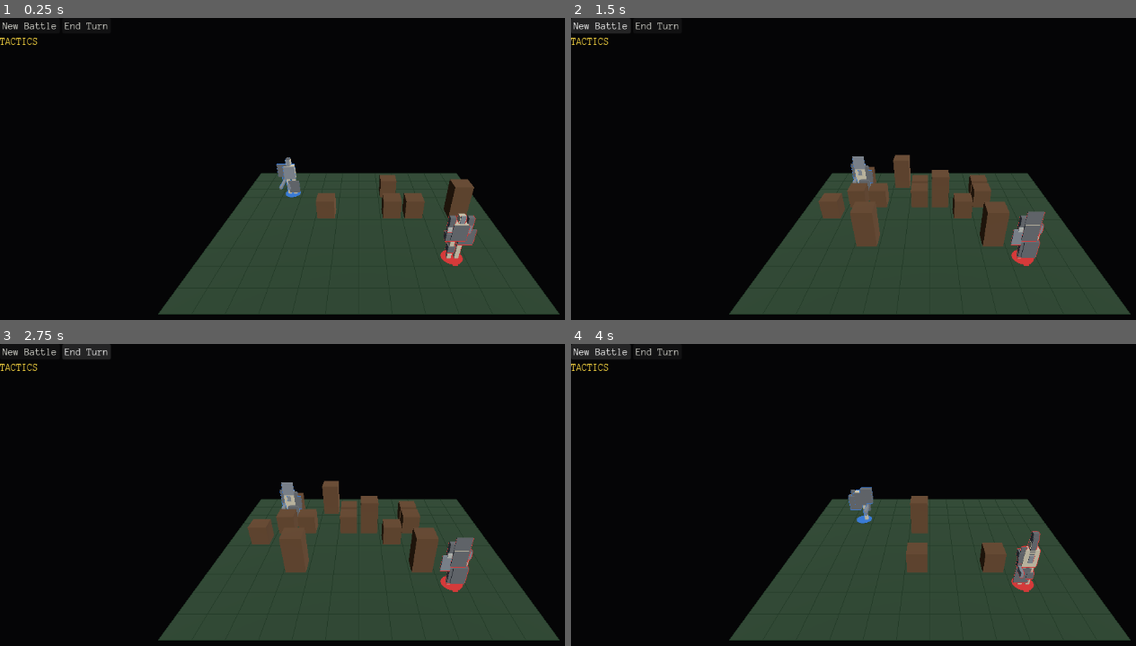
Above: before the commit, frames 1-4 (two rows, left to right).
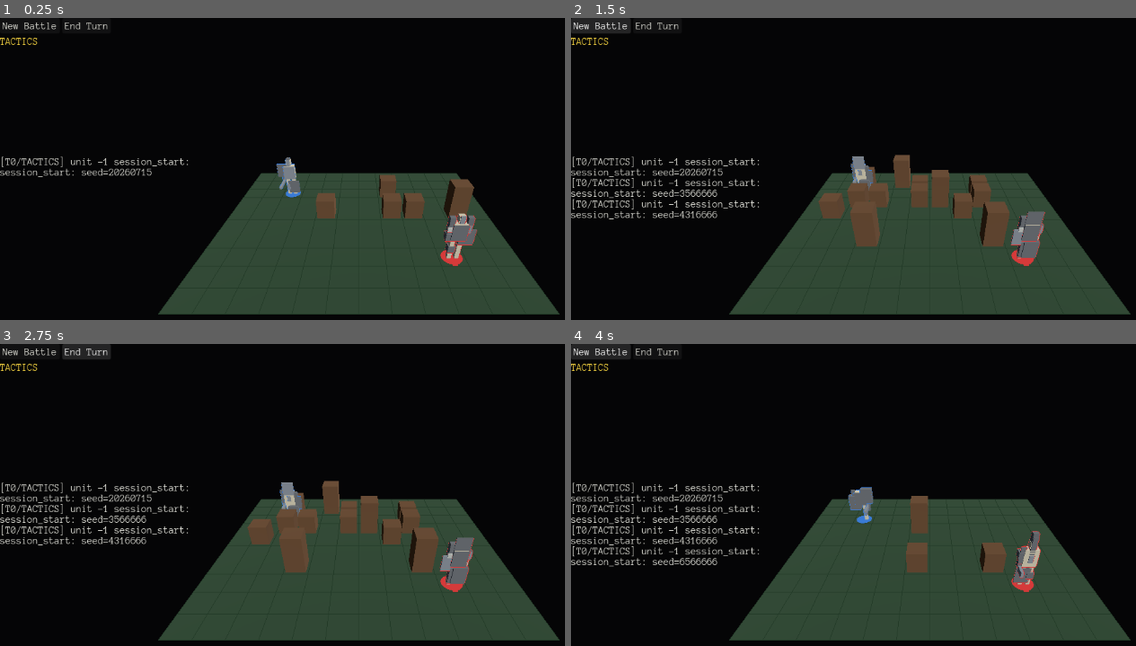
Above: after the commit, the same moments.

Repository: NotUserFriendly/HulkBreakers
Game: Godot game, scene res://src/view/battle_scene.tscn
Same seed, same stepped clock (60 frames per second), same inputs: the game is played once before the commit and once after it.
Inputs:
- Up to frame 1 (0.25 s): no input
- Up to frame 2 (1.5 s): click "New Battle" at 0.5 s; click "New Battle" at 1.25 s
- Up to frame 3 (2.75 s): click "End Turn" at 2 s
- Up to frame 4 (4 s): click "End Turn" at 2.75 s; click "New Battle" at 3.5 s

The runs differ from the first frame. In frame 1, 0.6% of the frame differs, in the area x 0-34%, y 45-53%; in frame 2, 1.8%; in frame 3, 1.8%; in frame 4, 2.4%, in the area x 0-34%, y 45-74%.

Commit message:
Taskblock03 Pass B: harden the log — one stream, many sinks
The gap: CombatLog.emit() correctly fans out to every registered sink,
but battle_scene.gd registered only a UISink. FileSink existed and was
never installed in the playable scene, so a human session showed a log
on screen and wrote nothing to disk — every interaction a human forced
was lost, and CC could never see it. That defeats the entire point of
manual control (taskblock02 F1: "a manual session becomes a regression
fixture").

BattleScene now installs both a UISink and a FileSink on the same
CombatLog, one call each, same events by construction — they cannot
drift, because neither renders anything the other doesn't also get. A
fresh FileSink per new_battle() call (closing the previous one first):
one session, one replayable log file, not an ever-growing multi-session
blob.

A session_start LogEvent carries the seed as literally the first line
both sinks receive, so a session is replayable from its own log file
alone — this scene has no separate loadout selection to log
(assemble_random draws geometry and loadout from the one seed already).

FileSink gains a public `path` field so a caller can report where the
log actually went — Pass J's controls overlay will use this for its
"log: <path>" line.

New test_file_sink.gd: a UISink and FileSink on one CombatLog produce
equal line counts event for event; removing either sink doesn't change
what the other receives. New battle_scene tests: both sinks wired, the
file actually exists on disk, and the first line of both matches
(the same event, not two independently-built ones) and carries the
seed. docs/09 updated.

Full suite: 484/484 green, gdlint clean.

Co-Authored-By: Claude Sonnet 5 <noreply@anthropic.com>

Diff:
--- a/src/logic/file_sink.gd
+++ b/src/logic/file_sink.gd
@@ -3,10 +3,16 @@
 
 ## Appends to a real file so a human can `tail -f` it during a run.
 
+## docs/09 taskblock03 Pass B: exposed so a caller (BattleScene's own "log:
+## <path>" line, Pass J's controls overlay) can tell the human where their
+## session actually went, without hand-duplicating the default elsewhere.
+var path: String
+
 var _file: FileAccess
 
 
-func _init(path: String = "res://out/combat.log") -> void:
+func _init(p_path: String = "res://out/combat.log") -> void:
+	path = p_path
 	DirAccess.make_dir_recursive_absolute(path.get_base_dir())
 	_file = FileAccess.open(path, FileAccess.WRITE)
 
--- a/src/view/battle_scene.gd
+++ b/src/view/battle_scene.gd
@@ -18,6 +18,12 @@
 var resolution_player: ResolutionPlayer
 var stat_panel: StatPanel
 var log_sink: UISink
+## docs/09 taskblock03 Pass B: "one stream, many sinks — never two
+## streams." The on-screen log (`log_sink`) and this file are fed the same
+## `CombatLog.emit()` calls, so they can never drift; neither one renders
+## anything the other doesn't also get. A fresh file per `new_battle()`
+## call — one session, one replayable log.
+var file_sink: FileSink
 var unit_views: Array[UnitView] = []
 var combat_state: CombatState
 
@@ -133,10 +139,20 @@
 		view.queue_free()
 	unit_views.clear()
 
+	if file_sink != null:
+		file_sink.close()
+	file_sink = FileSink.new()
+
 	var rng := RandomNumberGenerator.new()
 	rng.seed = seed_value
 	combat_state = _seed_battle(rng)
 	combat_state.combat_log.add_sink(log_sink)
+	combat_state.combat_log.add_sink(file_sink)
+	# docs/09 taskblock03 Pass B2: the seed at session start, so a session
+	# is replayable from its own log file alone. This scene has no separate
+	# loadout selection to log (assemble_random draws everything — geometry,
+	# loadout, the works — from this one seed already).
+	combat_state.combat_log.emit(_session_start_event(seed_value))
 
 	board_view.build(combat_state.grid, combat_state.material_table)
 	camera_rig.center_on(
@@ -167,3 +183,23 @@
 		DeepStrike.assemble_random(Matrix.new(), 1.0, pool, rng, Vector2i(9, 7), 1),
 	]
 	return CombatState.new(grid, units, rng.randi())
+
+
+## docs/09 taskblock03 Pass B2: "log the seed... at session start, so a
+## session is replayable from its own log file." unit_id -1: no specific
+## unit caused this, same convention `_log_impact` already uses for
+## cover/terrain.
+func _session_start_event(seed_value: int) -> LogEvent:
+	return LogEvent.new(
+		0,
+		Enums.Phase.TACTICS,
+		-1,
+		&"session_start",
+		{"seed": seed_value},
+		"session_start: seed=%d" % seed_value
+	)
+
+
+func _exit_tree() -> void:
+	if file_sink != null:
+		file_sink.close()
--- /dev/null
+++ b/test/unit/logic/test_file_sink.gd
@@ -0,0 +1,77 @@
+extends GutTest
+
+## docs/09 taskblock03 Pass B: "one stream, many sinks — never two
+## streams." A UISink and a FileSink registered on the same CombatLog must
+## receive event-for-event identical streams; nothing about wiring one
+## changes what the other gets.
+
+const TEST_PATH := "user://test_file_sink.log"
+
+
+func _event(kind: StringName, text: String) -> LogEvent:
+	return LogEvent.new(0, Enums.Phase.RESOLUTION, 1, kind, {}, text)
+
+
+func _file_line_count(path: String) -> int:
+	var file := FileAccess.open(path, FileAccess.READ)
+	var lines: PackedStringArray = file.get_as_text().split("\n", false)
+	file.close()
+	return lines.size()
+
+
+func after_each() -> void:
+	if FileAccess.file_exists(TEST_PATH):
+		DirAccess.remove_absolute(ProjectSettings.globalize_path(TEST_PATH))
+
+
+func test_uisink_and_filesink_receive_an_equal_line_count_event_for_event() -> void:
+	var log := CombatLog.new()
+	var ui_sink := UISink.new()
+	var file_sink := FileSink.new(TEST_PATH)
+	log.add_sink(ui_sink)
+	log.add_sink(file_sink)
+
+	log.emit(_event(&"move", "unit 1 moved"))
+	log.emit(_event(&"impact", "PENETRATE on torso"))
+	log.emit(_event(&"turn_end", "unit 1 ended turn"))
+	file_sink.close()
+
+	assert_eq(ui_sink.lines.size(), 3)
+	assert_eq(_file_line_count(TEST_PATH), 3)
+	assert_eq(
+		ui_sink.lines.size(), _file_line_count(TEST_PATH), "event for event, not just a count"
+	)
+
+
+func test_removing_one_sink_does_not_change_what_the_other_receives() -> void:
+	var log := CombatLog.new()
+	var ui_sink := UISink.new()
+	var file_sink := FileSink.new(TEST_PATH)
+	log.add_sink(ui_sink)
+	log.add_sink(file_sink)
+
+	log.emit(_event(&"move", "first"))
+	log.remove_sink(file_sink)
+	log.emit(_event(&"move", "second"))
+	file_sink.close()
+
+	assert_eq(
+		ui_sink.lines.size(), 2, "the UISink kept receiving events after FileSink was removed"
+	)
+	assert_eq(_file_line_count(TEST_PATH), 1, "the FileSink stopped exactly where it was removed")
+
+
+func test_removing_the_other_sink_does_not_change_what_filesink_receives() -> void:
+	var log := CombatLog.new()
+	var ui_sink := UISink.new()
+	var file_sink := FileSink.new(TEST_PATH)
+	log.add_sink(ui_sink)
+	log.add_sink(file_sink)
+
+	log.emit(_event(&"move", "first"))
+	log.remove_sink(ui_sink)
+	log.emit(_event(&"move", "second"))
+	file_sink.close()
+
+	assert_eq(ui_sink.lines.size(), 1, "the UISink stopped exactly where it was removed")
+	assert_eq(_file_line_count(TEST_PATH), 2, "the FileSink kept receiving events regardless")
--- a/test/unit/view/test_battle_scene.gd
+++ b/test/unit/view/test_battle_scene.gd
@@ -13,6 +13,45 @@
 	assert_eq(scene.unit_views.size(), scene.combat_state.units.size())
 	for view: UnitView in scene.unit_views:
 		assert_true(view.get_child_count() > 0, "every seeded unit must render at least one box")
+
+
+## docs/09 taskblock03 Pass B: "one stream, many sinks — never two
+## streams." battle_scene.gd used to register only a UISink; a human
+## session showed a log on screen and wrote nothing to disk.
+func test_new_battle_wires_both_a_ui_sink_and_a_file_sink() -> void:
+	var scene := BattleScene.new()
+	add_child_autofree(scene)
+
+	assert_not_null(scene.log_sink)
+	assert_not_null(scene.file_sink)
+	assert_true(FileAccess.file_exists(scene.file_sink.path), "the log must actually hit disk")
+	scene.file_sink.close()
+
+
+## docs/09 taskblock03 Pass B2: a session must be replayable from its own
+## log file — the seed has to actually be in it, not just known to the
+## process that generated it.
+func test_new_battle_logs_the_seed_at_session_start_to_both_sinks() -> void:
+	var scene := BattleScene.new()
+	add_child_autofree(scene)
+
+	assert_true(scene.log_sink.lines.size() > 0)
+	assert_true(
+		scene.log_sink.lines[0].contains("session_start"),
+		"the very first line must be the session header"
+	)
+	assert_true(scene.log_sink.lines[0].contains(str(BattleScene.DEFAULT_SEED)))
+
+	var file := FileAccess.open(scene.file_sink.path, FileAccess.READ)
+	var first_line: String = file.get_line()
+	file.close()
+	scene.file_sink.close()
+
+	assert_true(first_line.contains("session_start"))
+	assert_true(first_line.contains(str(BattleScene.DEFAULT_SEED)))
+	assert_eq(
+		first_line, scene.log_sink.lines[0], "the same event, not two independently-built ones"
+	)
 
 
 func test_new_battle_is_deterministic_from_the_same_seed() -> void:
Not shown, added: test/unit/logic/test_file_sink.gd.uid
Not shown, changed: docs/09-checkpoints-and-logging.md
